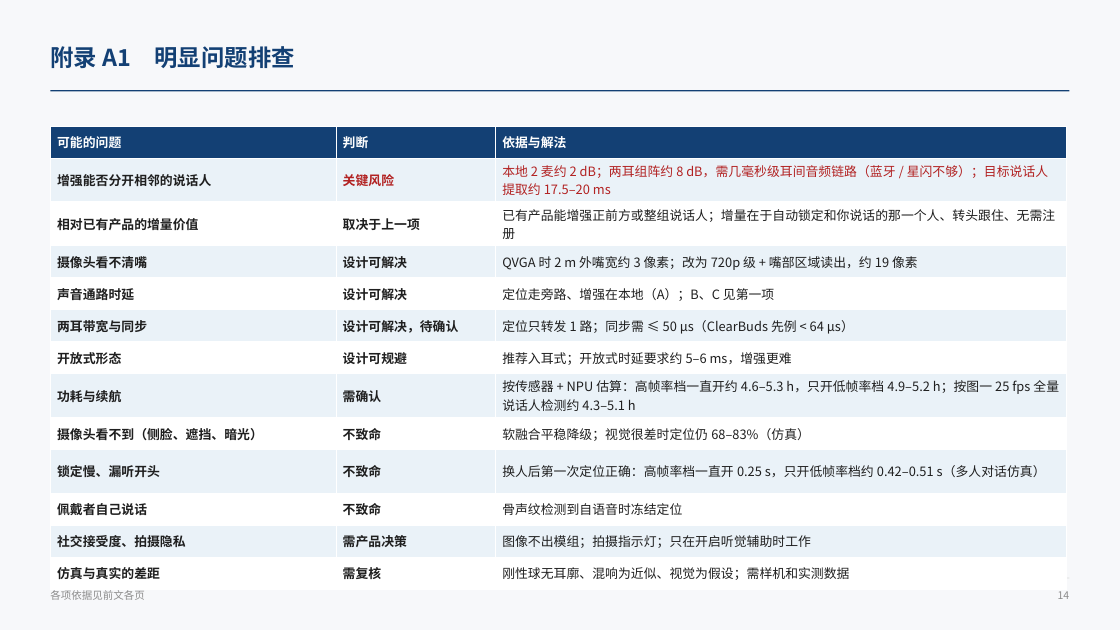
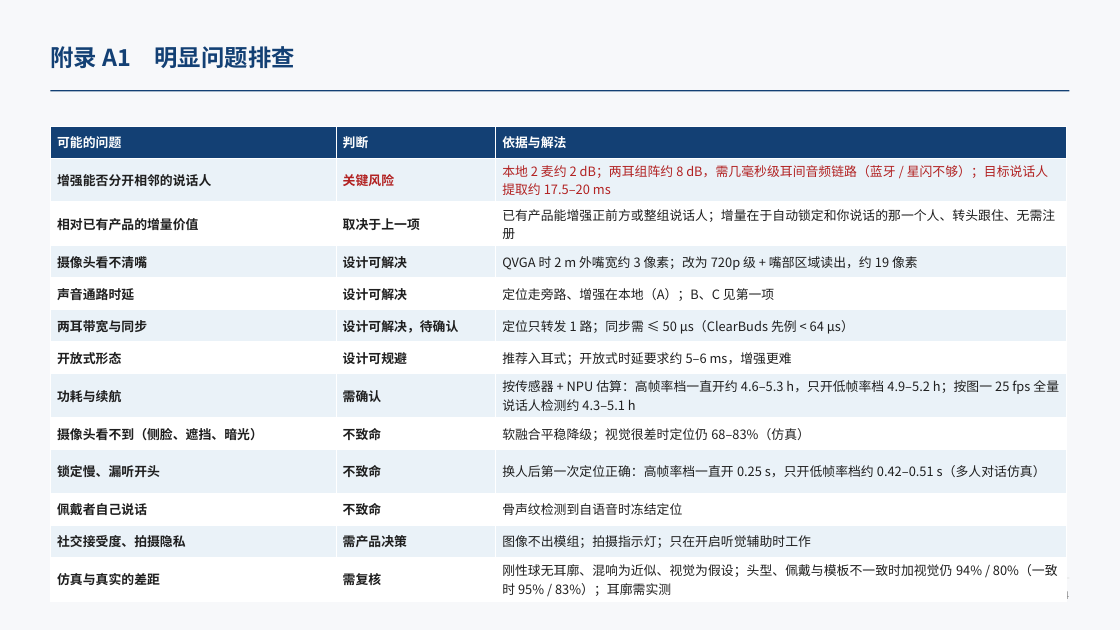
Before and after one commit to ZeroFoxxi/ssl-scene1, a slide deck: slide 14 of 02_耳机声源定位/耳机摄像头听觉辅助_整体设计方案.pptx. Drawn at 1120x630 pixels with LibreOffice and Linux fonts; fonts in the diff are those of the drawing. Boxes give left, top, right and bottom in pixels: in the first picture for what was removed or moved away, otherwise in the second. Text is boxed around its words. In the diff, an @@ line names an element or a change of style, - is before the commit and + after.

```diff
--- a/02_耳机声源定位/耳机摄像头听觉辅助_整体设计方案.pptx
+++ b/02_耳机声源定位/耳机摄像头听觉辅助_整体设计方案.pptx
@@ table at [50,126,1067,600] @@
-row 13, column 3: 刚性球无耳廓、混响为近似、视觉为假设；需样机和实测数据
+row 13, column 3: 刚性球无耳廓、混响为近似、视觉为假设；头型、佩戴与模板不一致时加视觉仍 94% / 80%（一致时 95% / 83%）；耳廓需实测
@@ text removed at [50,590,145,600] @@
-各项依据见前文各页
```
Also in this commit, not shown: 8 other files.
